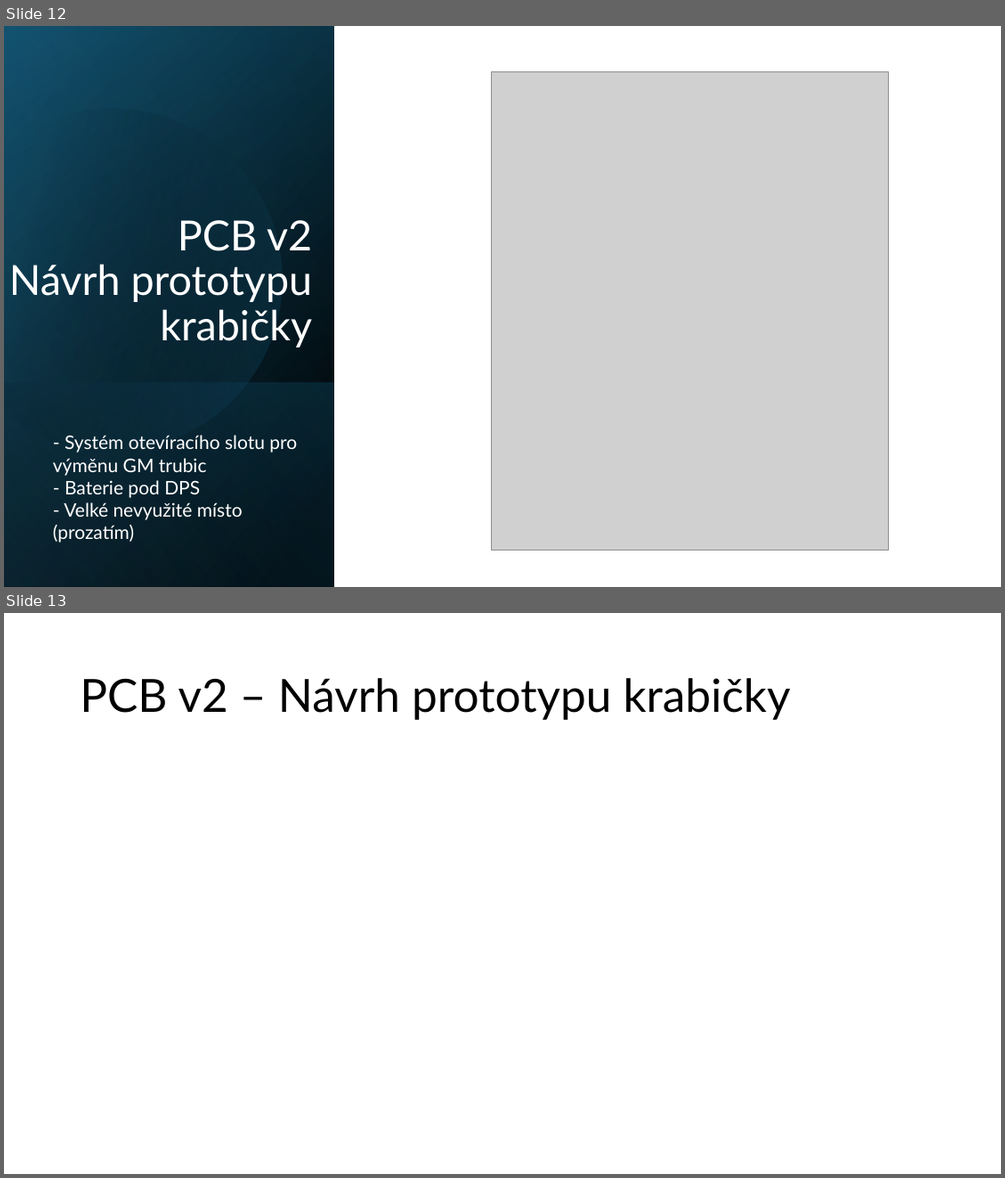
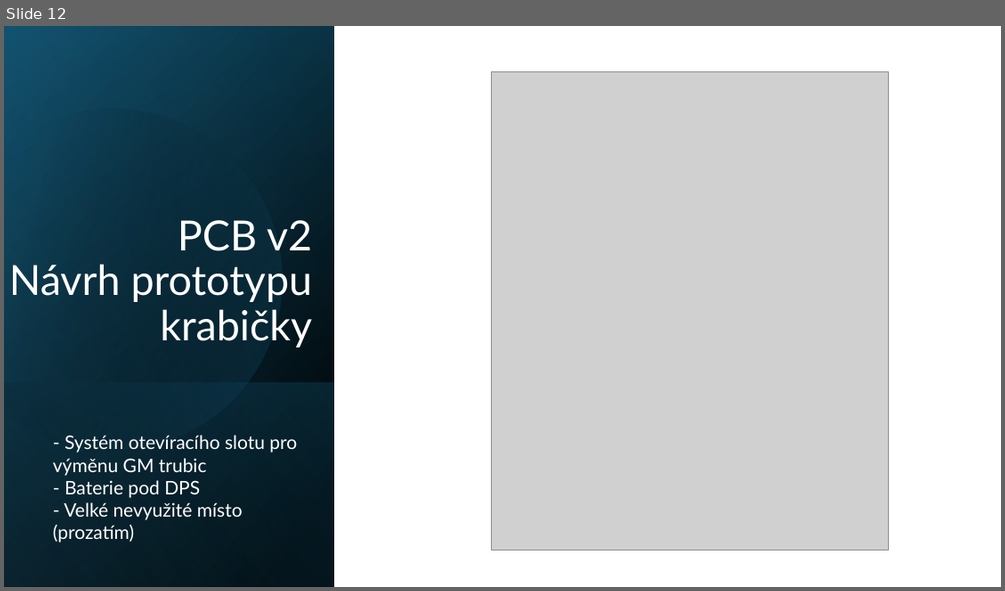
Before and after one commit to iamglobal/GM-Counter, a slide deck: -DOCUMENTATION-/extras/Kautský_PMP.pptx. Shown one above the other, each under a label of ours: slides 12 and 13 before the commit, slide 12 after it. The pictures are 1005x1178 and 1005x591 pixels, drawn with LibreOffice and Linux fonts; fonts in the diff are those of the drawing; grey boxes stand for pictures. Boxes give left, top, right and bottom in pixels: in the first picture for what was removed or moved away, otherwise in the second. Text is boxed around its words. In the diff, an @@ line names an element or a change of style, - is before the commit and + after.

```diff
--- a/-DOCUMENTATION-/extras/Kautský_PMP.pptx
+++ b/-DOCUMENTATION-/extras/Kautský_PMP.pptx
@@ slide 13 removed at [4, 613, 1001, 1174], background #FFFFFF @@
@@ title removed at [80, 678, 791, 720] @@
-PCB v2 – Návrh prototypu krabičky
```
Also in this commit, not shown: 1 slide added, 1 other file.
